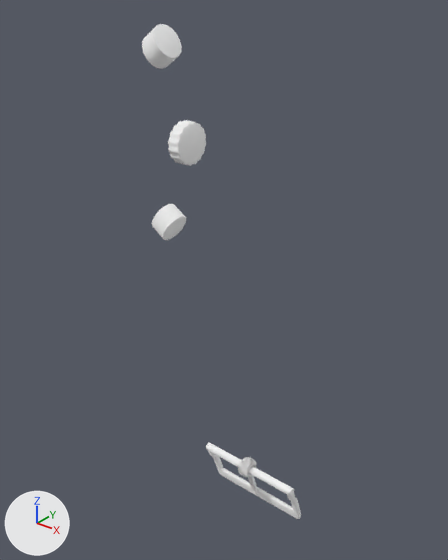
Before and after pictures for a commit that changed the glTF model ParadigmWatch/wwwroot/models/Parts/Decorations/DefaultDecoration.gltf.
Before and after are seen from a 50 mm camera at (4.09, -3.1, 1.01) aimed at (0.19, 1.77, -2.01). Arrows for +X, +Y and +Z are at lower left; the lights stay in place. Where no turn or scale is listed for an object, it has been applied to the vertices. Vertices at the same position are counted once.

Objects in the first picture: 'Decorations'.
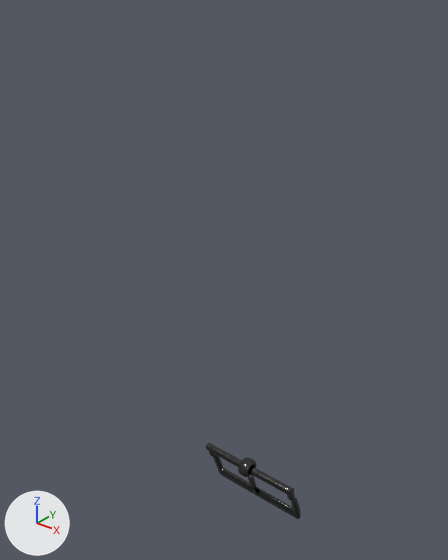
Where the change shows, as pixel boxes (x1, y1, x2, y2) in the pictures (448 x 560 px):
'Decorations', surface changed, reshaped (white to black, 40% narrower, 84% shorter)
    before: (142, 24, 301, 519)
    after: (206, 442, 301, 519)
part 1 of me_cylinder_004, deleted
    before: (168, 120, 206, 166)
part 2 of me_cylinder_004, deleted
    before: (142, 24, 182, 69)
part 3 of me_cylinder_004, deleted
    before: (152, 204, 186, 240)
part 4 of me_cylinder_004, deleted
    before: (238, 457, 256, 491)
part 5 of me_cylinder_004, surface changed (white to black)
    both: (206, 442, 301, 519)

What changed in the scene script:
```text
Add img_texturescom_metal_aluminumbrushed_1k_normal:
    img_texturescom_metal_aluminumbrushed_1k_normal = load_image('TexturesCom_Metal_AluminumBrushed_1K_normal', '_unpacked/TexturesCom_Metal_AluminumBrushed_1K_normal', 1024, 1024, 'Non-Color')
Add img_chrome:
    img_chrome = load_image('chrome', '_unpacked/chrome', 1024, 1024, 'sRGB')
Change mat_metal:
    remove # nodes: BsdfPrincipled, OutputMaterial
    remove # colours: white #ffffff
    nodes: BsdfPrincipled, NormalMap, OutputMaterial, TexImage x2
    uses the picture img_chrome
    uses the picture img_texturescom_metal_aluminumbrushed_1k_normal
Change me_cylinder_004:
    used by ob_decorations; location = (0.0, 2.56, -5.4)
    remove me_cylinder_004.from_pydata(...)  # 6915 vertices, 13680 faces; spans x -0.77..1.31, y -2.64..0.34, z -0.77..6.15
    add me_cylinder_004.from_pydata(...)  # 4032 vertices, 8098 faces; spans x -0.77..0.77, y -0.15..0.34, z -0.77..0.15
    me_cylinder_004 part 1: the loose piece of 1921 vertices spanning x 1.19..1.31, y -2.64..-2.35, z 5.26..5.55 is deleted
    me_cylinder_004 part 2: the loose piece of 153 vertices spanning x 0.95..1.17, y -2.64..-2.41, z 5.88..6.15 is deleted
    me_cylinder_004 part 3: the loose piece of 153 vertices spanning x 0.95..1.17, y -2.64..-2.41, z 4.66..4.93 is deleted
    me_cylinder_004 part 4: 620 vertices removed from x -0.09..0.09, y -0.15..0.28, z -0.66..0.15
    me_cylinder_004 part 5: 7867 kept faces spanning x -0.77..0.77, y -0.15..0.34, z -0.77..0.15 get new texture (UV) coordinates
```
